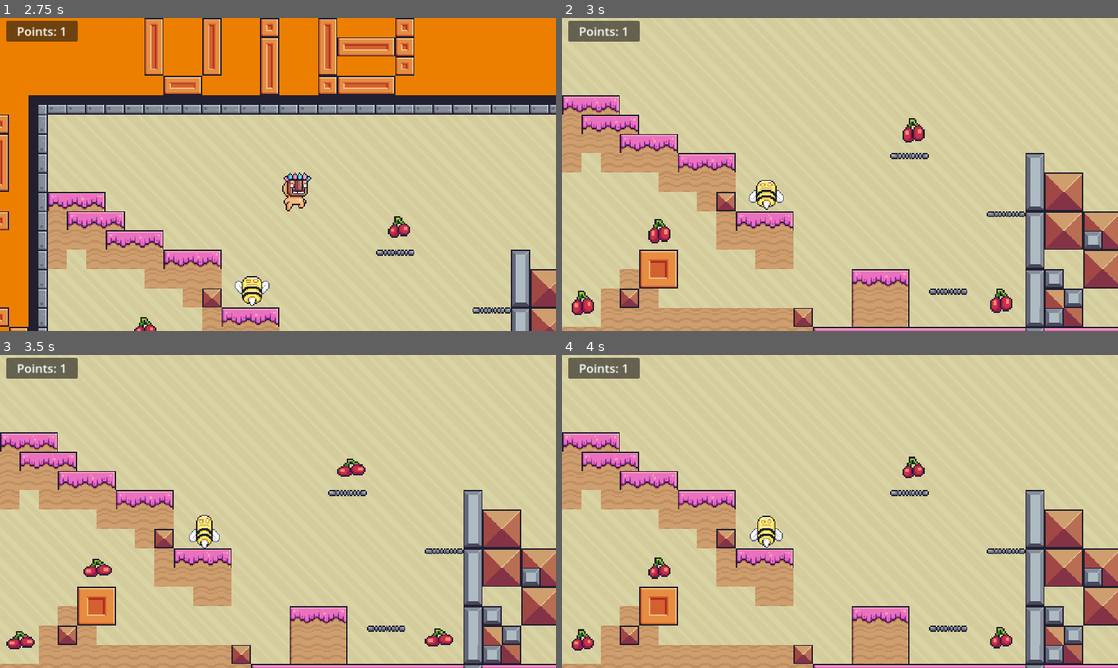
Above: before the commit, frames 1-4 (two rows, left to right).
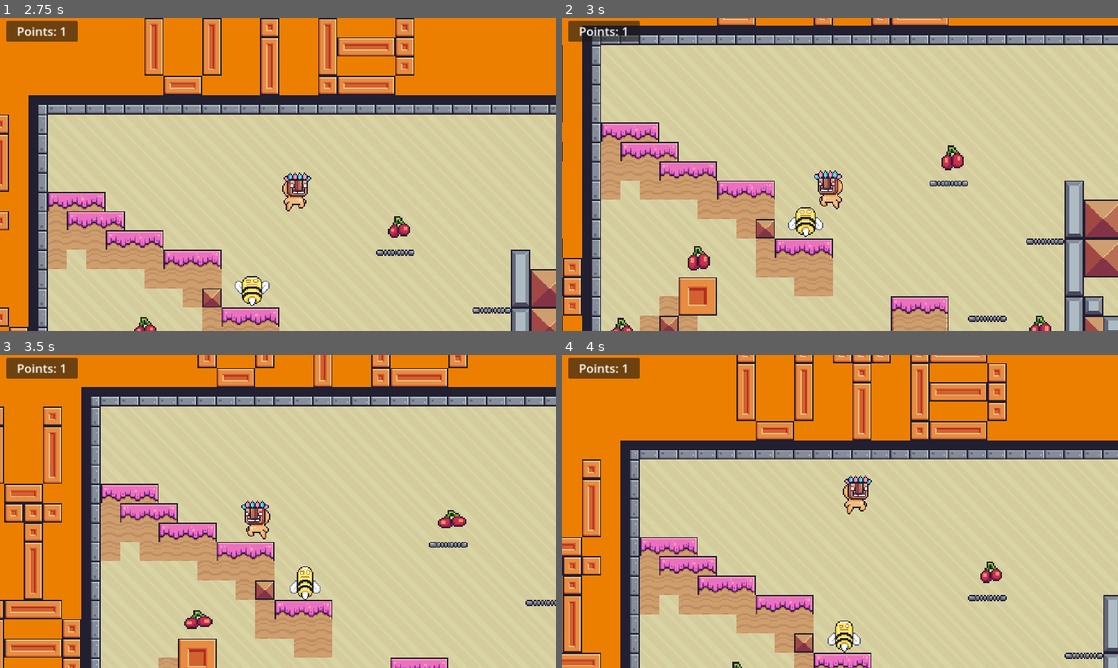
Above: after the commit, the same moments.

Repository: Greemen/PP_final_project
Game: Godot game, scene res://scenes/levels/main_menu.tscn
Two runs of this game, one before a commit and one after it. Both use one fixed random seed, a clock stepped at 60 frames per second and the inputs below.
Inputs:
- Up to frame 1 (2.75 s): click "Level 2" at 0.5 s; hold D (right) from 1.28 s (still down); tap Space (jump) at 1.35, 1.52, 1.82, 2.1, 2.27, 2.57 s
- Up to frame 2 (3 s): release D (right) at 2.78 s; hold Left (left) from 2.78 s (still down); tap Space (jump) at 2.85 s
- Up to frame 3 (3.5 s): keep holding Left (left)
- Up to frame 4 (4 s): release Left (left) at 3.53 s; hold D (right) from 3.53 s (still down); tap Space (jump) at 3.6, 3.77 s

Frame 1 is identical in both runs. In frame 2, 40% of the frame differs, in the area x 0-100%, y 0-100%; in frame 3, 51%; in frame 4, 67%.
Error after the commit: Out of bounds get index '0' (on base: 'Array[Node]') (res://scenes/game_objects/game_manager.gd:13)

Commit message:
Life counting and restart game

Diff:
--- a/scenes/game_objects/enemy.gd
+++ b/scenes/game_objects/enemy.gd
@@ -1,12 +1,18 @@
 extends RigidBody2D
+@onready var game_manager = %GameManager
 
 func _on_area_2d_body_entered(body):
 	if(body.name == "CharacterBody2D"):
 		var y_delta = position.y - body.position.y
+		var x_delta = body.position.x - position.x
 		if (y_delta > 30):
 			print("Enemy Destroyed")
 			queue_free()
 			body.jump()
 		else:
 			print("Decrease player health")
-			body.queue_free()
+			game_manager.decrease_health()
+			if(x_delta > 0):
+				body.jump_side(500)
+			else:
+				body.jump_side(-500)
--- a/scenes/game_objects/game_manager.gd
+++ b/scenes/game_objects/game_manager.gd
@@ -1,8 +1,20 @@
 extends Node
 @onready var points_label = %PointsLabel
-
+@export var hearts : Array[Node]
 
 var points = 0
+var lives = 3
+
+func decrease_health():
+	lives -= 1
+	print(lives)
+	for h in 3:
+		if (h < lives):
+			hearts[h].show()
+		else:
+			hearts[h].hide()
+	if(lives == 0):
+		get_tree().reload_current_scene()
 
 func add_point():
 	points += 1
--- a/scenes/game_objects/main_character.gd
+++ b/scenes/game_objects/main_character.gd
@@ -10,6 +10,10 @@
 
 func jump():
 	velocity.y = JUMP_VELOCITY
+
+func jump_side(x):
+	velocity.y = JUMP_VELOCITY
+	velocity.x = x
 
 func _physics_process(delta):
 	# Animations
--- a/scenes/levels/level1.tscn
+++ b/scenes/levels/level1.tscn
@@ -520,9 +520,10 @@
 
 [node name="Node" type="Node"]
 
-[node name="GameManager" type="Node" parent="."]
+[node name="GameManager" type="Node" parent="." node_paths=PackedStringArray("hearts")]
 unique_name_in_owner = true
 script = ExtResource("1_o64lo")
+hearts = [NodePath("../UI/Hearts/HBoxContainer/Hearth"), NodePath("../UI/Hearts/HBoxContainer/Hearth2"), NodePath("../UI/Hearts/HBoxContainer/Hearth3")]
 
 [node name="SceneObjects" type="Node" parent="."]
 
@@ -651,7 +652,6 @@
 texture_filter = 1
 layout_mode = 2
 size_flags_horizontal = 4
-texture = ExtResource("8_3jyn6")
 expand_mode = 2
 
 [node name="Hearth2" type="TextureRect" parent="UI/Hearts/HBoxContainer"]
